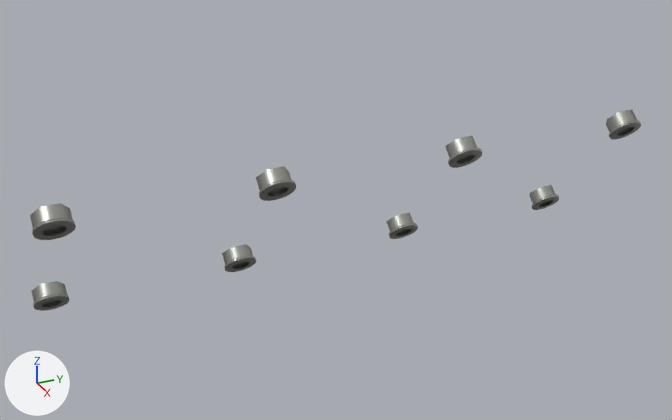
An edit to the glTF model public/parts/valve-cover-nuts-upper-left.glb, drawn before and after from the same camera.
Both versions are drawn from a 50 mm lens placed at (56.0, -192.0, 237.0), pointed at (-312.0, -27.0, 53.0). Every picture has the same lights, and +X, +Y and +Z are marked at lower left. The first picture is the older version.
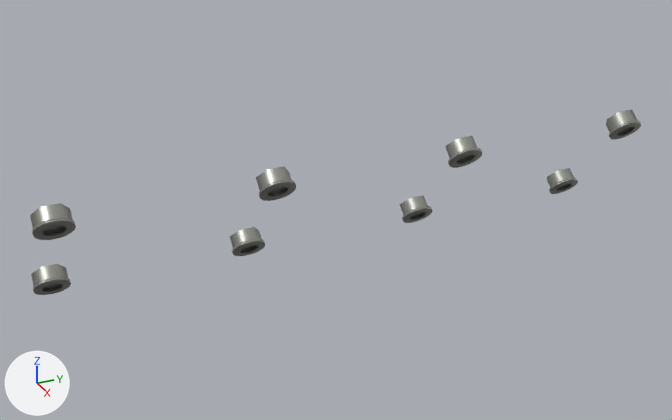
Changed parts and their boxes [x1, y1, x2, y2] in the pictures (672 x 420 px):
'Mesh_0.007', moved
    before: [30, 203, 76, 240]
    after: [31, 264, 71, 295]
'Mesh_0.006', moved
    before: [32, 281, 69, 311]
    after: [30, 203, 76, 240]
'Mesh_0.005', moved
    before: [256, 166, 296, 201]
    after: [230, 227, 265, 256]
'Mesh_0.004', moved
    before: [222, 244, 256, 272]
    after: [256, 166, 296, 201]
'Mesh_0.003', moved
    before: [445, 136, 482, 168]
    after: [400, 195, 433, 223]
'Mesh_0.002', moved
    before: [386, 213, 418, 239]
    after: [445, 136, 482, 168]
'Mesh_0.001', moved
    before: [606, 110, 641, 140]
    after: [547, 168, 578, 194]
'Mesh_0', moved
    before: [530, 185, 559, 210]
    after: [606, 110, 641, 140]

The edits, one by one:
Object 'Mesh_0' (ob_mesh_0) moves from (-338.6, 114.5, 23.2) to (-282.9, 114.5, 84.74).
Object 'Mesh_0.001' (ob_mesh_0_001) moves from (-282.9, 114.5, 84.74) to (-324.5, 114.5, 38.77).
Object 'Mesh_0.002' (ob_mesh_0_002) moves from (-338.6, 23.5, 23.2) to (-282.9, 23.5, 84.74).
Object 'Mesh_0.003' (ob_mesh_0_003) moves from (-282.9, 23.5, 84.74) to (-324.5, 23.5, 38.77).
Object 'Mesh_0.004' (ob_mesh_0_004) moves from (-338.6, -67.5, 23.2) to (-282.9, -67.5, 84.74).
Object 'Mesh_0.005' (ob_mesh_0_005) moves from (-282.9, -67.5, 84.74) to (-324.5, -67.5, 38.77).
Object 'Mesh_0.006' (ob_mesh_0_006) moves from (-338.6, -158.5, 23.2) to (-282.9, -158.5, 84.74).
Object 'Mesh_0.007' (ob_mesh_0_007) moves from (-282.9, -158.5, 84.74) to (-324.5, -158.5, 38.77).
